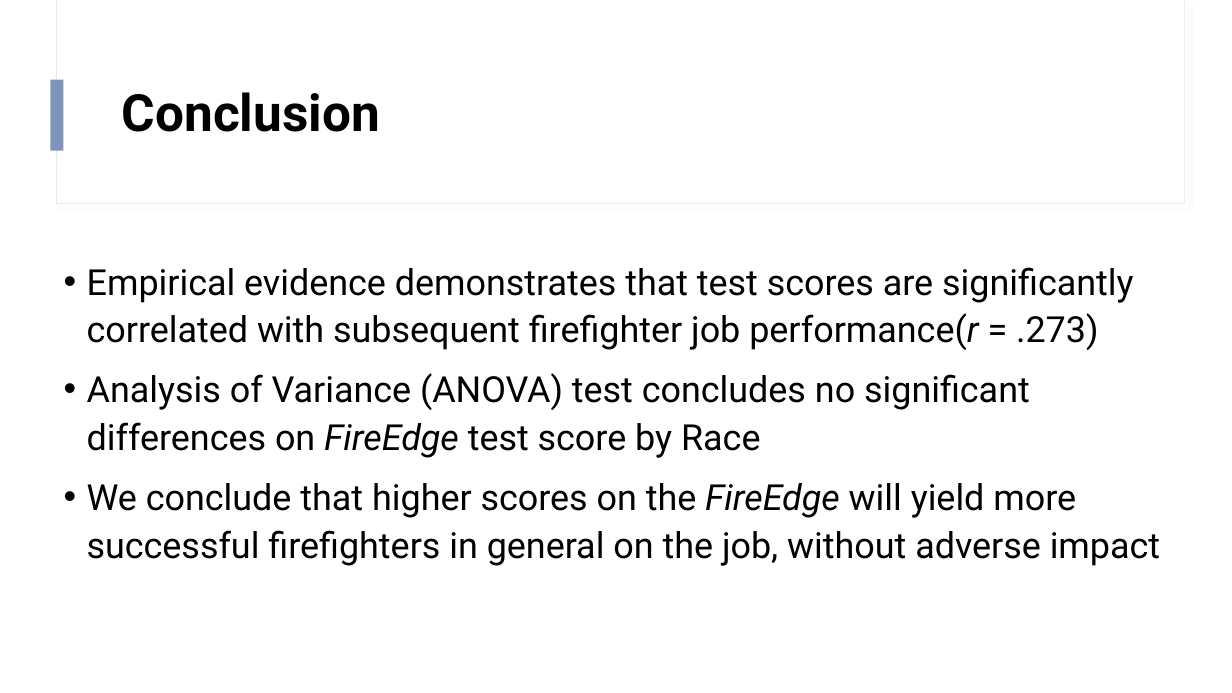
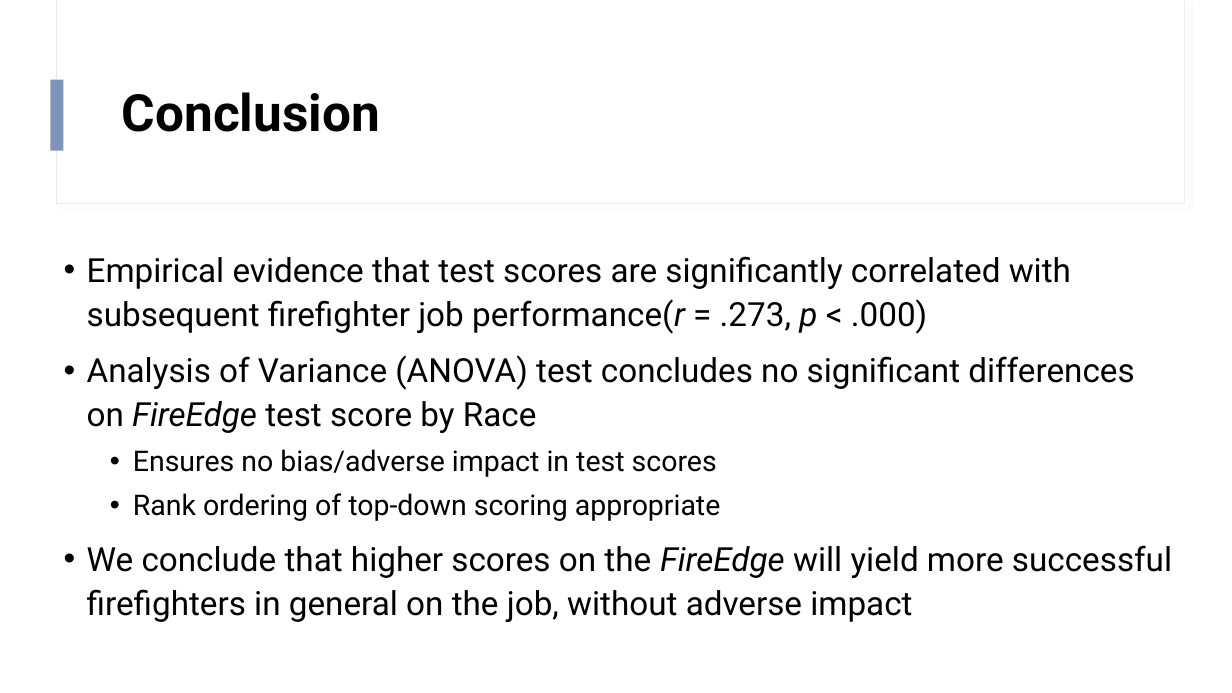
Before and after one commit to SzarR/FireEdge, a slide deck: slide 10 of FireEdge.pptx (slide 9 before the commit). Drawn at 1232x693 pixels with LibreOffice and Linux fonts; fonts in the diff are those of the drawing. Boxes give left, top, right and bottom in pixels: in the first picture for what was removed or moved away, otherwise in the second. Text is boxed around its words. In the diff, an @@ line names an element or a change of style, - is before the commit and + after.

```diff
--- a/FireEdge.pptx
+++ b/FireEdge.pptx
@@ text "Empirical evidence that test scores ...": place and size @@
-text "Empirical evidence that test scores ..." at [87,267,1160,566]
+text "Empirical evidence that test scores ..." at [87,256,1172,622]
@@ text at [87,256,1071,334]: text changed; size 28 to 25.9 pt @@
-• Empirical evidence demonstrates that test scores are significantly correlated with subsequent firefighter job performance(r = .273)
+• Empirical evidence that test scores are significantly correlated with subsequent firefighter job performance(r = .273, p < .000)
@@ text at [87,355,1172,622]: size 28 to 25.9 pt in "Analysis of Variance (ANOVA) test concludes no ...", "We conclude that higher scores on the ..." @@
@@ text at [133,449,720,521]: paragraphs added @@
+  • Ensures no bias/adverse impact in test scores
+  • Rank ordering of top-down scoring appropriate
```
Also in this commit, not shown: 5 other slides changed, 4 other files.
